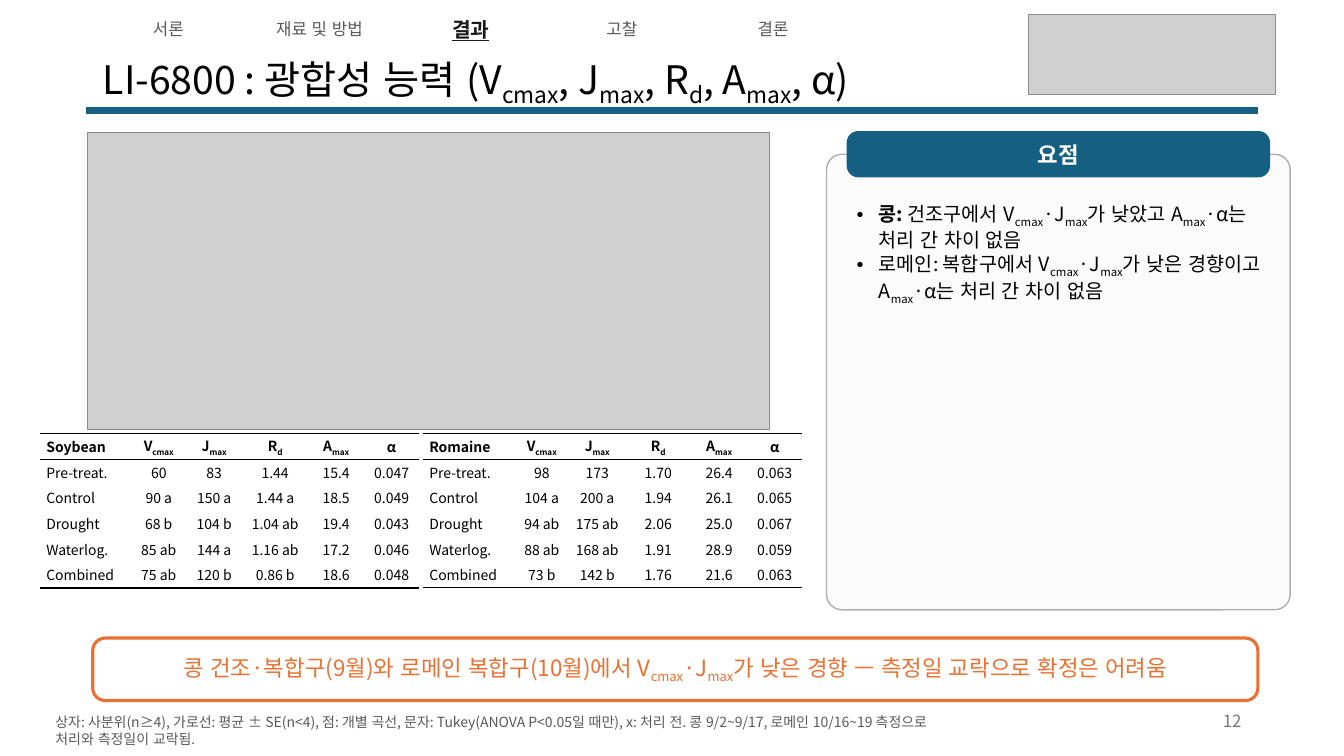
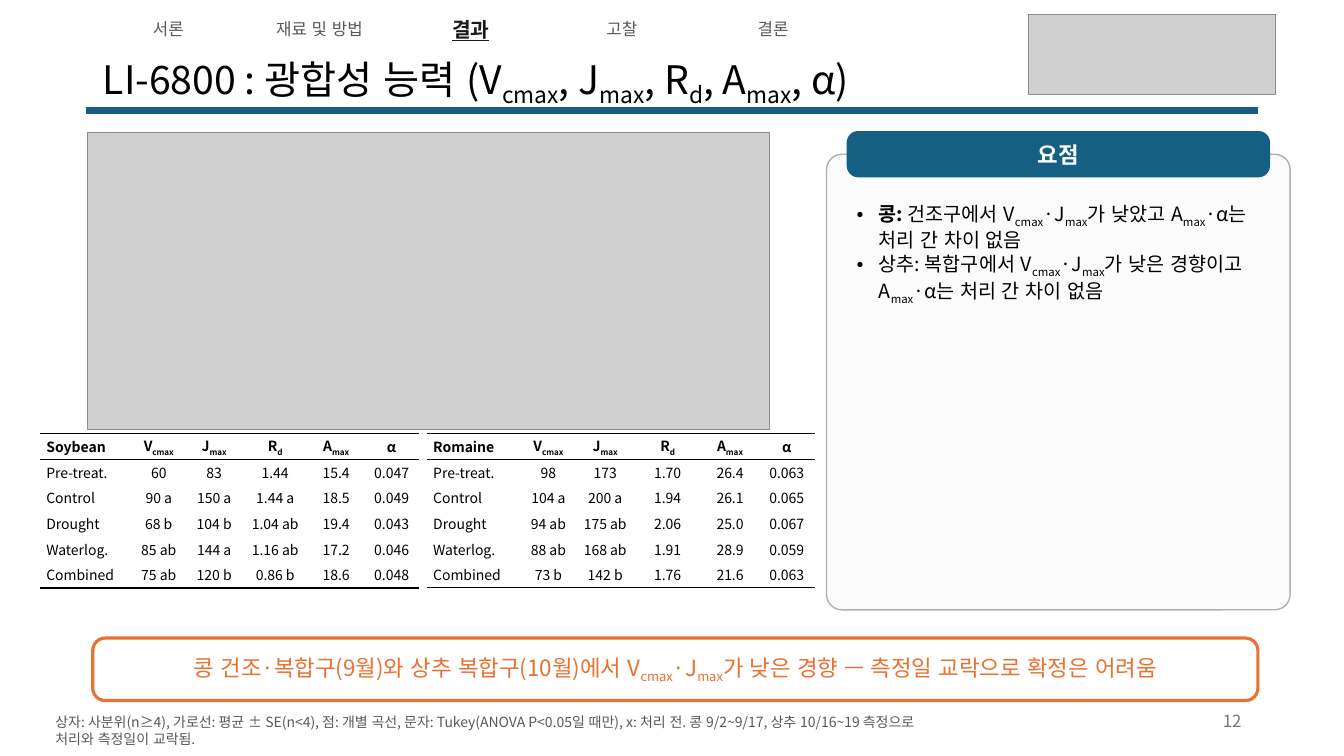
Before and after one commit to YunJM20/-, a slide deck: slide 12 of 구두발표_콩vs로메인상추_v6.pptx. Drawn at 1344x756 pixels with LibreOffice and Linux fonts; fonts in the diff are those of the drawing; grey boxes stand for pictures. Boxes give left, top, right and bottom in pixels: in the first picture for what was removed or moved away, otherwise in the second. Text is boxed around its words. In the diff, an @@ line names an element or a change of style, - is before the commit and + after.

```diff
--- a/구두발표_콩vs로메인상추_v6.pptx
+++ b/구두발표_콩vs로메인상추_v6.pptx
@@ text at (879,254,1242,300): text changed @@
-• 로메인: 복합구에서 Vcmax·Jmax가 낮은 경향이고 Amax·α는 처리 간 차이 없음
+• 상추: 복합구에서 Vcmax·Jmax가 낮은 경향이고 Amax·α는 처리 간 차이 없음
@@ table: place and size @@
-table at (423,434,803,588)
+table at (427,434,815,588)
@@ text in rounded rectangle at (194,657,1157,681): text changed @@
-콩 건조·복합구(9월)와 로메인 복합구(10월)에서 Vcmax·Jmax가 낮은 경향 — 측정일 교락으로 확정은 어려움
+콩 건조·복합구(9월)와 상추 복합구(10월)에서 Vcmax·Jmax가 낮은 경향 — 측정일 교락으로 확정은 어려움
@@ text at (55,715,914,745): text changed @@
-상자: 사분위(n≥4), 가로선: 평균 ± SE(n<4), 점: 개별 곡선, 문자: Tukey(ANOVA P<0.05일 때만), x: 처리 전. 콩 9/2~9/17, 로메인 10/16~19 측정으로 처리와 측정일이 교락됨.
+상자: 사분위(n≥4), 가로선: 평균 ± SE(n<4), 점: 개별 곡선, 문자: Tukey(ANOVA P<0.05일 때만), x: 처리 전. 콩 9/2~9/17, 상추 10/16~19 측정으로 처리와 측정일이 교락됨.
```
Also in this commit, not shown: 21 other slides changed.
